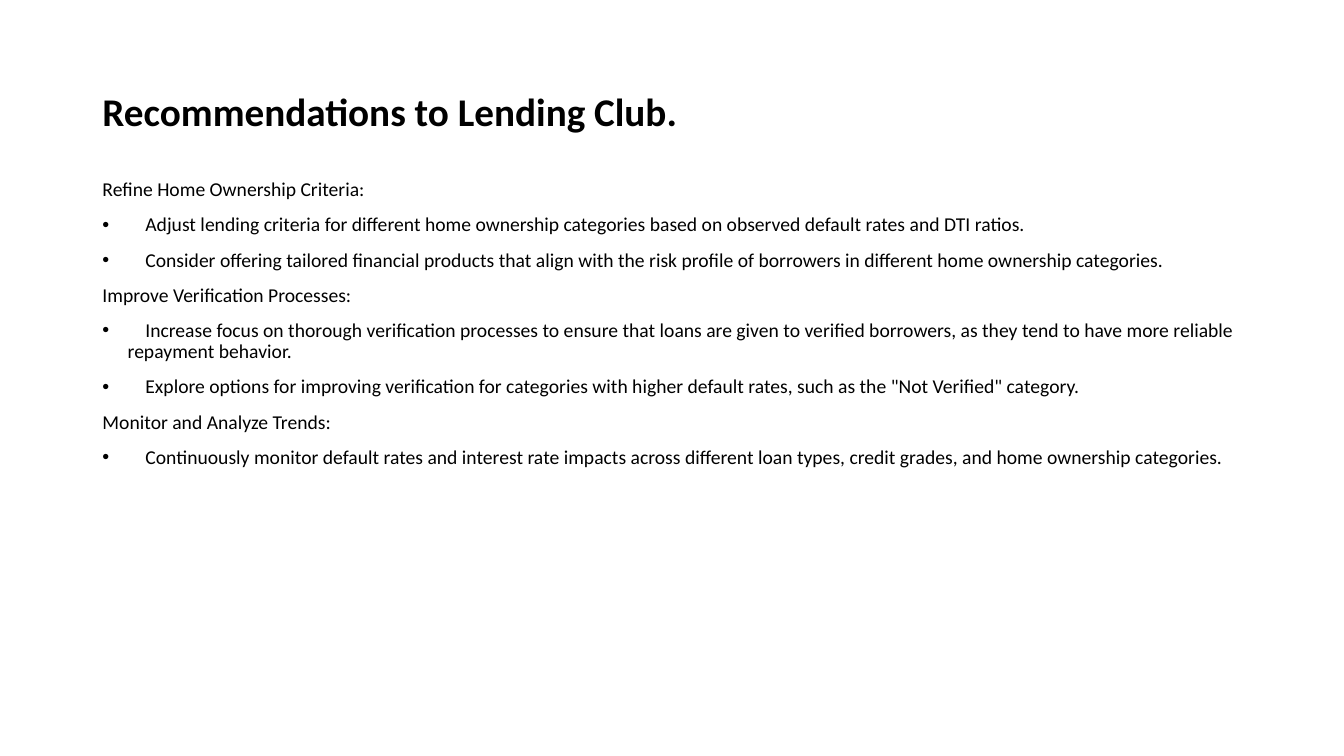
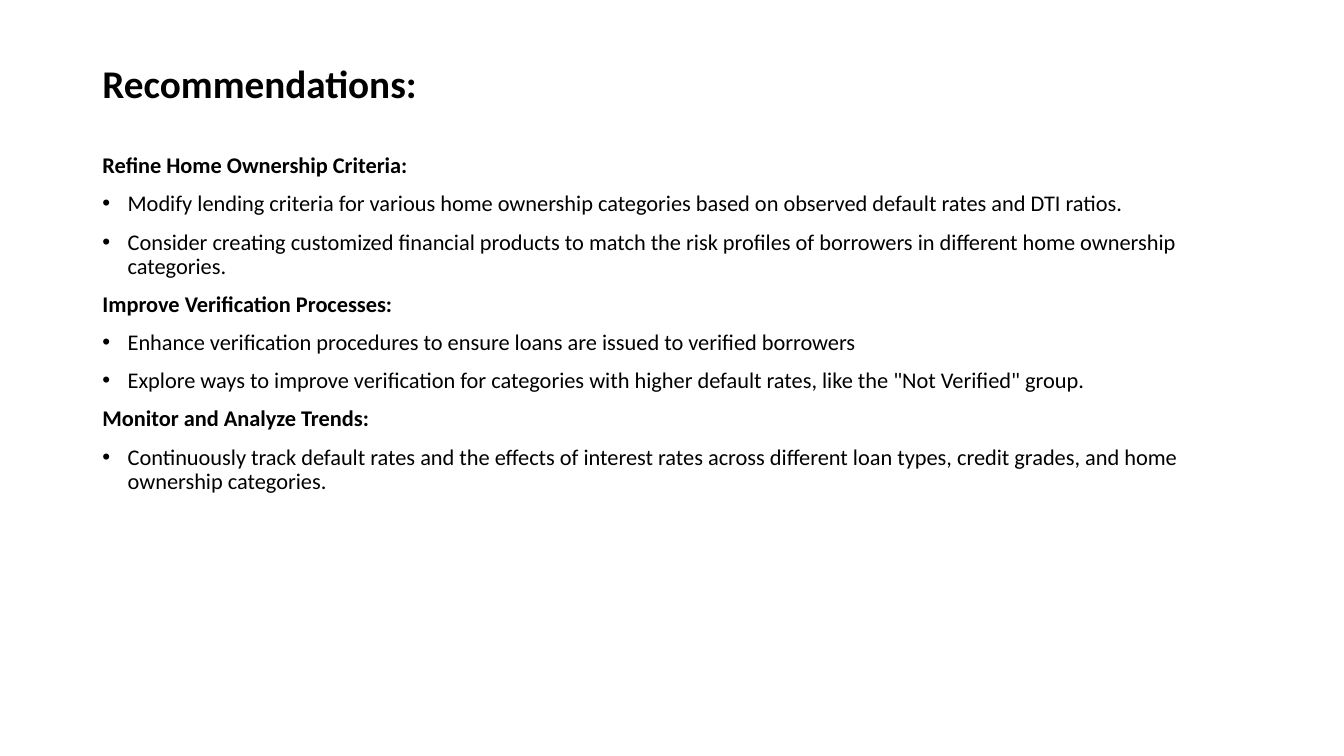
Before and after one commit to mkomera/Lending_ClubCase_Study, a slide deck: slide 16 of Lending_Club_Case_study.pptx (slide 15 before the commit). Drawn at 1344x756 pixels with LibreOffice and Linux fonts; fonts in the diff are those of the drawing. Boxes give left, top, right and bottom in pixels: in the first picture for what was removed or moved away, otherwise in the second. Text is boxed around its words. In the diff, an @@ line names an element or a change of style, - is before the commit and + after.

```diff
--- a/Lending_Club_Case_study.pptx
+++ b/Lending_Club_Case_study.pptx
@@ title at [102, 70, 416, 99]: text changed @@
-Recommendations to Lending Club.
+Recommendations:
@@ text "Refine Home Ownership Criteria:": place and size @@
-text "Refine Home Ownership Criteria:" at [102, 182, 1232, 468]
+text "Refine Home Ownership Criteria:" at [102, 157, 1176, 493]
@@ text at [102, 157, 407, 430]: size 14 to 16 pt, bold on in "Refine Home Ownership Criteria:", "Improve Verification Processes:", "Monitor and Analyze Trends:" @@
@@ text at [128, 195, 1175, 278]: text changed; size 14 to 16 pt @@
-• Adjust lending criteria for different home ownership categories based on observed default rates and DTI ratios.
-• Consider offering tailored financial products that align with the risk profile of borrowers in different home ownership categories.
+• Modify lending criteria for various home ownership categories based on observed default rates and DTI ratios.
+• Consider creating customized financial products to match the risk profiles of borrowers in different home ownership categories.
@@ text at [128, 334, 1084, 392]: text changed; size 14 to 16 pt @@
-• Increase focus on thorough verification processes to ensure that loans are given to verified borrowers, as they tend to have more reliable repayment behavior.
-• Explore options for improving verification for categories with higher default rates, such as the "Not Verified" category.
+• Enhance verification procedures to ensure loans are issued to verified borrowers
+• Explore ways to improve verification for categories with higher default rates, like the "Not Verified" group.
@@ text at [128, 449, 1176, 493]: text changed; size 14 to 16 pt @@
-• Continuously monitor default rates and interest rate impacts across different loan types, credit grades, and home ownership categories.
+• Continuously track default rates and the effects of interest rates across different loan types, credit grades, and home ownership categories.
```
Also in this commit, not shown: 2 other slides changed, 2 slides added, 1 slide removed.
